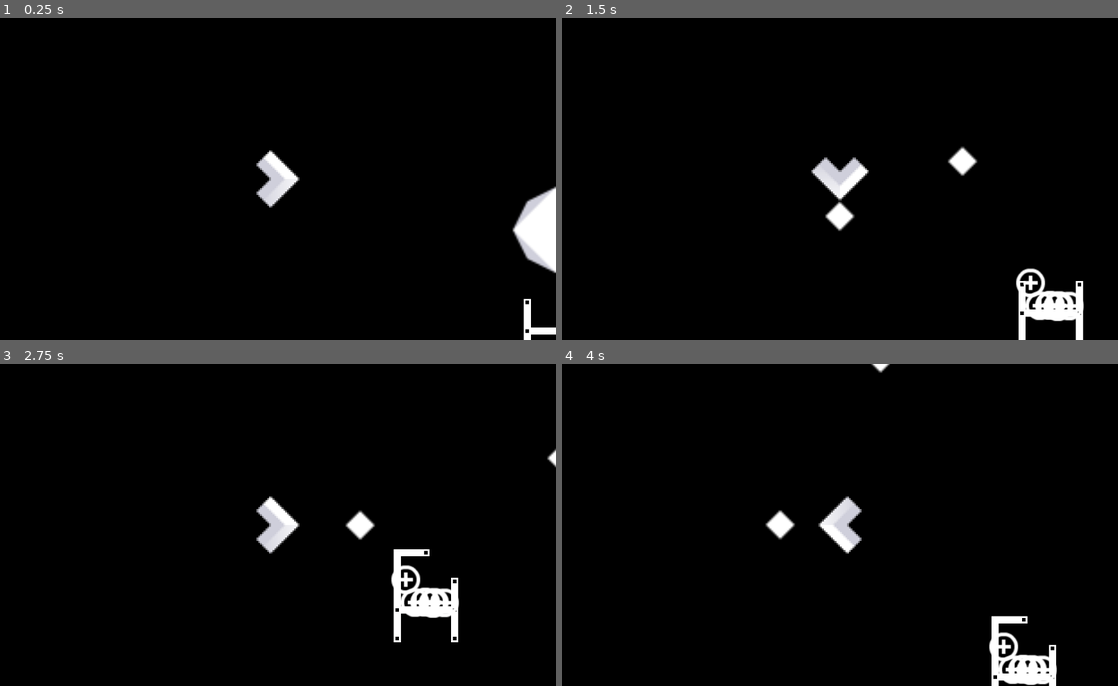
Above: before the commit, frames 1-4 (two rows, left to right).
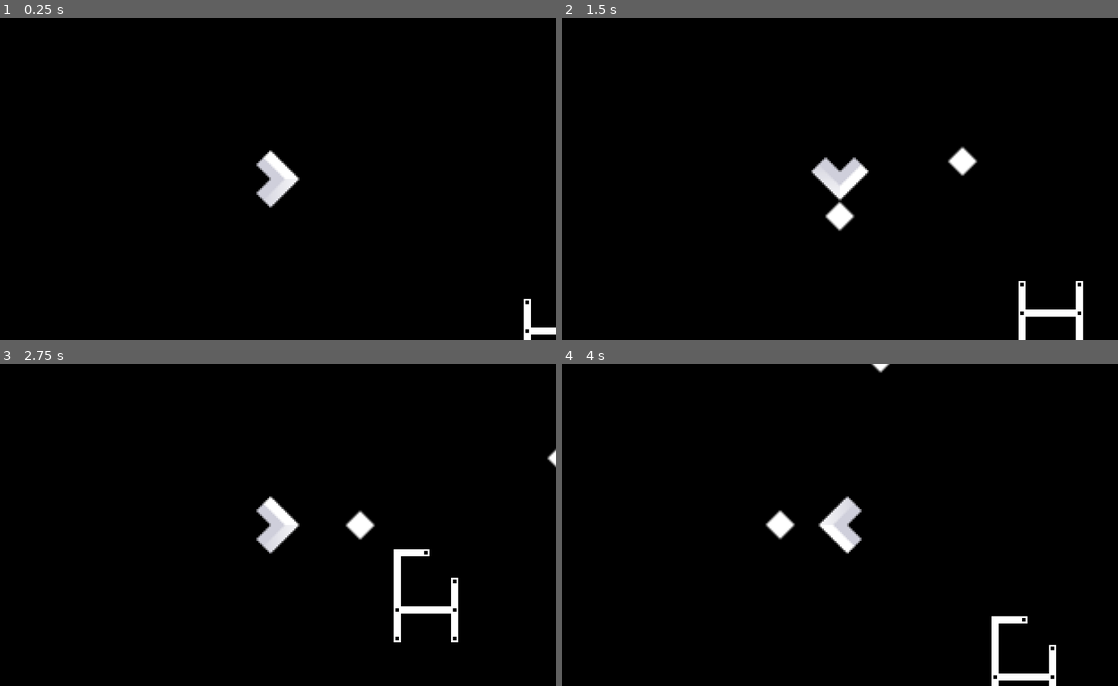
Above: after the commit, the same moments.

Repository: Maaack/gwj-85
Game: Godot game, scene res://scenes/space/space.tscn
Two runs of this game, one before a commit and one after it. Both use one fixed random seed, a clock stepped at 60 frames per second and the inputs below.
Inputs:
- Up to frame 1 (0.25 s): no input
- Up to frame 2 (1.5 s): hold Right (move_right) 0.53-1.28 s; tap Space (shoot) at 0.6, 1.35 s; hold Down (move_down) from 1.28 s (still down)
- Up to frame 3 (2.75 s): release Down (move_down) at 2.03 s; hold Right (move_right) from 2.03 s (still down); tap Space (shoot) at 2.1 s
- Up to frame 4 (4 s): release Right (move_right) at 2.78 s; hold Up (move_up) 2.78-3.53 s; tap Space (shoot) at 2.85, 3.6 s; hold Left (move_left) from 3.53 s (still down)

The runs differ from the first frame. In frame 1, 1.5% of the frame differs, in the area x 92-100%, y 52-80%; in frame 2, 0.8%; in frame 3, 0.7%; in frame 4, 0.8%.

Commit message:
Asteroid spawning and better resource control.

Diff:
--- a/scenes/asteroids/asteroid.gd
+++ b/scenes/asteroids/asteroid.gd
@@ -11,7 +11,10 @@
 @onready var sprite_2d = %Sprite2D
 @onready var collision_shape_2d = %CollisionShape2D
 
+var destroyed := false
+
 func damage(_amount : int = 1):
+	if destroyed: return
 	if game_mass > 1:
 		for piece_iter in range(pieces):
 			var asteroid_instance := self.duplicate()
@@ -25,9 +28,11 @@
 		var resource_instance : Node2D = resource_scene.instantiate()
 		resource_instance.global_position = global_position
 		GameEvents.object_spawned.emit(resource_instance)
+	destroyed = true
 	queue_free()
 
 func _on_body_entered(body: Node2D):
+	if destroyed: return
 	if body is Asteroid2D or body is Bullet2D: return
 	if body.has_method("damage"):
 		body.damage(pow(2, game_mass))
--- a/scenes/asteroids/asteroid.tscn
+++ b/scenes/asteroids/asteroid.tscn
@@ -5,6 +5,7 @@
 [ext_resource type="PackedScene" uid="uid://l0fvn0dl80xb" path="res://scenes/objects/resource.tscn" id="2_xn8ob"]
 
 [sub_resource type="CircleShape2D" id="CircleShape2D_nxpf8"]
+resource_local_to_scene = true
 radius = 22.0
 
 [node name="Asteroid" type="RigidBody2D"]
--- a/scenes/objects/resource.gd
+++ b/scenes/objects/resource.gd
@@ -3,4 +3,5 @@
 func _on_body_entered(body):
 	if body.has_method("add_resource"):
 		if body.add_resource(1):
+			GameEvents.resource_collected.emit()
 			queue_free()
--- /dev/null
+++ b/scenes/space/asteroid_spawner.gd
@@ -0,0 +1,32 @@
+extends Node2D
+
+signal object_spawned(object_instance)
+
+@export var spawn_scene : PackedScene
+@export var spawn_range : float = 50.0
+@export var resource_per_spawn : int = 8
+@export var min_resources : int = 9
+
+var current_resources := 0
+
+func _spawn_instance() -> Node2D:
+	var spawn_instance = spawn_scene.instantiate()
+	var random_angle := randf_range(-PI, PI)
+	var random_distance := randf() * spawn_range
+	spawn_instance.position = Vector2.from_angle(random_angle) * random_distance + position
+	current_resources += resource_per_spawn
+	object_spawned.emit(spawn_instance)
+	GameEvents.object_spawned.emit(spawn_instance)
+	return spawn_instance
+
+func _check_resources() -> void:
+	if current_resources < min_resources:
+		_spawn_instance()
+
+func _on_resource_collected() -> void:
+	current_resources -= 1
+	_check_resources()
+
+func _ready():
+	GameEvents.resource_collected.connect(_on_resource_collected)
+	_check_resources.call_deferred()
--- /dev/null
+++ b/scenes/space/asteroid_spawner.tscn
@@ -0,0 +1,8 @@
+[gd_scene load_steps=2 format=3 uid="uid://d5pko5l0mapi"]
+
+[ext_resource type="Script" uid="uid://dd850ecyspbng" path="res://scenes/space/asteroid_spawner.gd" id="1_5ul7x"]
+
+[node name="AsteroidSpawner" type="Node2D"]
+script = ExtResource("1_5ul7x")
+
+[node name="Marker2D" type="Marker2D" parent="."]
--- a/scenes/space/space.tscn
+++ b/scenes/space/space.tscn
@@ -1,10 +1,11 @@
-[gd_scene load_steps=8 format=3 uid="uid://dihrvlelgw1hq"]
+[gd_scene load_steps=9 format=3 uid="uid://dihrvlelgw1hq"]
 
 [ext_resource type="Script" uid="uid://06q0y3pvo6ae" path="res://scenes/space/space.gd" id="1_718x5"]
 [ext_resource type="PackedScene" uid="uid://k4l4k4ev6t7x" path="res://scenes/player_character/player.tscn" id="2_x217o"]
 [ext_resource type="PackedScene" uid="uid://blmqu1s4cnie5" path="res://scenes/stations/station.tscn" id="3_x217o"]
 [ext_resource type="Texture2D" uid="uid://dhbyaxm3n57rj" path="res://assets/sprites/white-station-piskel-v2.png" id="4_0a2q3"]
 [ext_resource type="PackedScene" uid="uid://b0bfytfwc4v4t" path="res://scenes/asteroids/asteroid.tscn" id="5_0a2q3"]
+[ext_resource type="PackedScene" uid="uid://d5pko5l0mapi" path="res://scenes/space/asteroid_spawner.tscn" id="6_n6hgd"]
 
 [sub_resource type="TileSetAtlasSource" id="TileSetAtlasSource_n6hgd"]
 texture = ExtResource("4_0a2q3")
@@ -125,11 +126,6 @@
 [node name="StationParts" parent="Station2" index="0"]
 tile_set = SubResource("TileSet_wfdyj")
 
-[node name="Asteroid" parent="." instance=ExtResource("5_0a2q3")]
-position = Vector2(155, 0)
-collision_layer = 5
-collision_mask = 15
-
 [node name="CanvasLayer" type="CanvasLayer" parent="."]
 
 [node name="Control" type="Control" parent="CanvasLayer"]
@@ -146,6 +142,10 @@
 offset_right = 40.0
 offset_bottom = 23.0
 
+[node name="AsteroidSpawner" parent="." instance=ExtResource("6_n6hgd")]
+position = Vector2(228, -31)
+spawn_scene = ExtResource("5_0a2q3")
+
 [connection signal="resources_updated" from="Player" to="." method="_on_player_resources_updated"]
 
 [editable path="Station2"]
--- a/scripts/game_events.gd
+++ b/scripts/game_events.gd
@@ -1,3 +1,4 @@
 extends Node
 
 signal object_spawned(node_2d : Node2D)
+signal resource_collected
Not shown, added: scenes/space/asteroid_spawner.gd.uid
